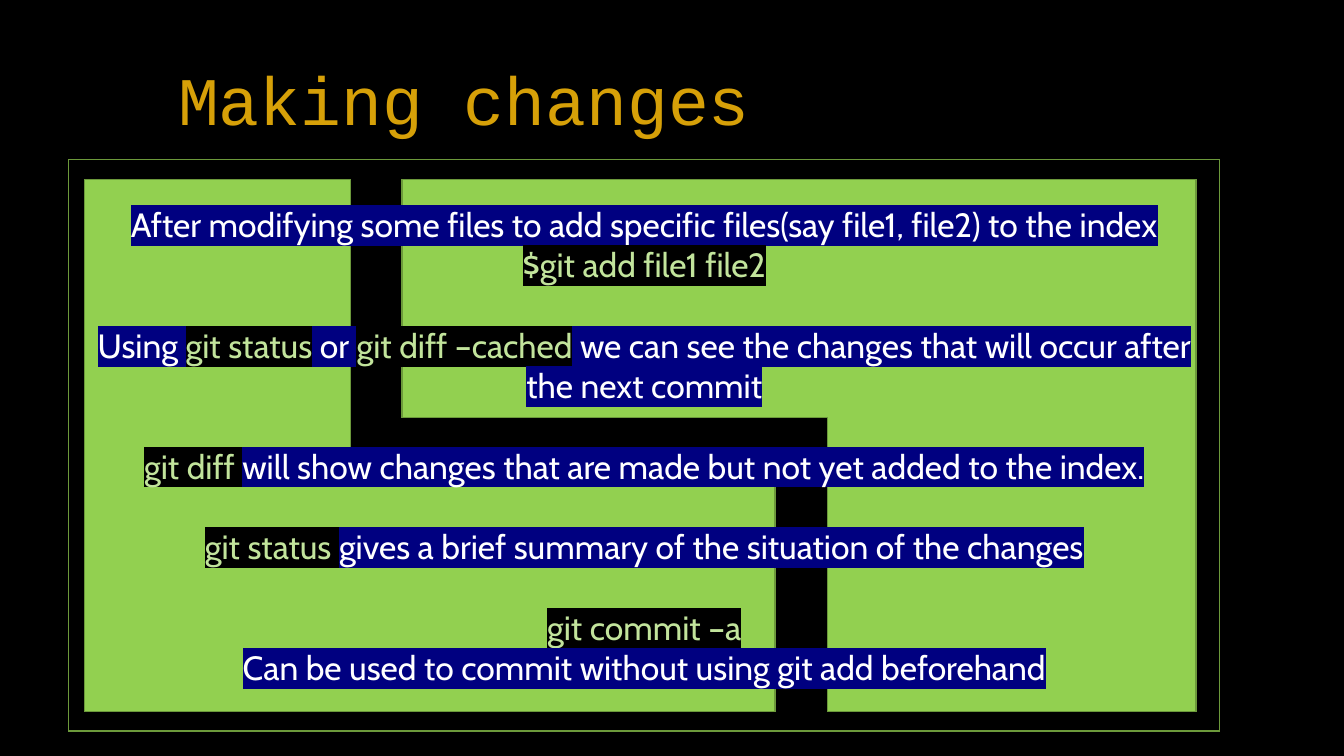
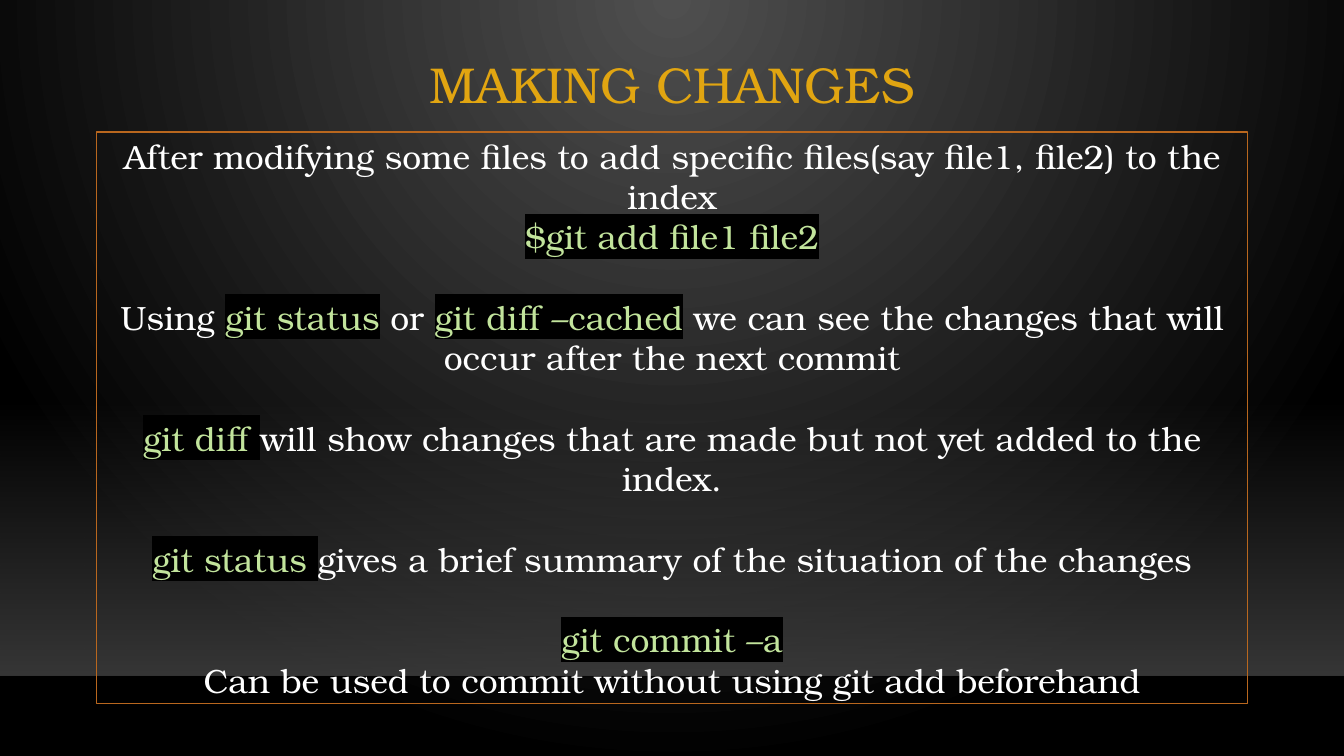
Before and after one commit to gwydion67/KOSS-presentation, a slide deck: slide 6 of New Git Concepts.pptx. Drawn at 1344x756 pixels with LibreOffice and Linux fonts; fonts in the diff are those of the drawing; background and template pictures are left out. Boxes give left, top, right and bottom in pixels: in the first picture for what was removed or moved away, otherwise in the second. Text is boxed around its words. In the diff, an @@ line names an element or a change of style, - is before the commit and + after.

```diff
--- a/New Git Concepts.pptx
+++ b/New Git Concepts.pptx
@@ background #000000 to gradient #505050 to #000000 @@
@@ title at box(429, 68, 915, 104): text changed; size 48.6 to 36 pt; font Courier New to TeX Gyre Bonum; text colour #D6A008 to #E1A511 @@
-Making changes
+MAKING CHANGES
@@ rectangle "After modifying some files to ...": place and size @@
-rectangle "After modifying some files to ..." at box(69, 159, 1220, 731)
+rectangle "After modifying some files to ..." at box(97, 132, 1248, 704)
@@ rectangle "After modifying some files to ..." at box(97, 132, 1248, 704): font Cabin to TeX Gyre Bonum; highlight #000080 to none in "After modifying some files to add specific ...", "Using or we can see the changes ...", "will show changes that are made but ...", "gives a brief summary of the situation ..." and 1 more places; outline #6C9A3B 1 pt to #BA681E 1.25 pt @@
@@ corner removed at box(85, 179, 775, 712) @@
@@ corner removed at box(402, 179, 1196, 712) @@
@@ rectangle added at box(0, 399, 1344, 676), fill gradient #454545 @@
@@ line added from (0, 677) to (1344, 677), #000001 1 pt @@
```
Also in this commit, not shown: 9 other slides changed, 6 slides added, 6 slides removed, 1 other file.
